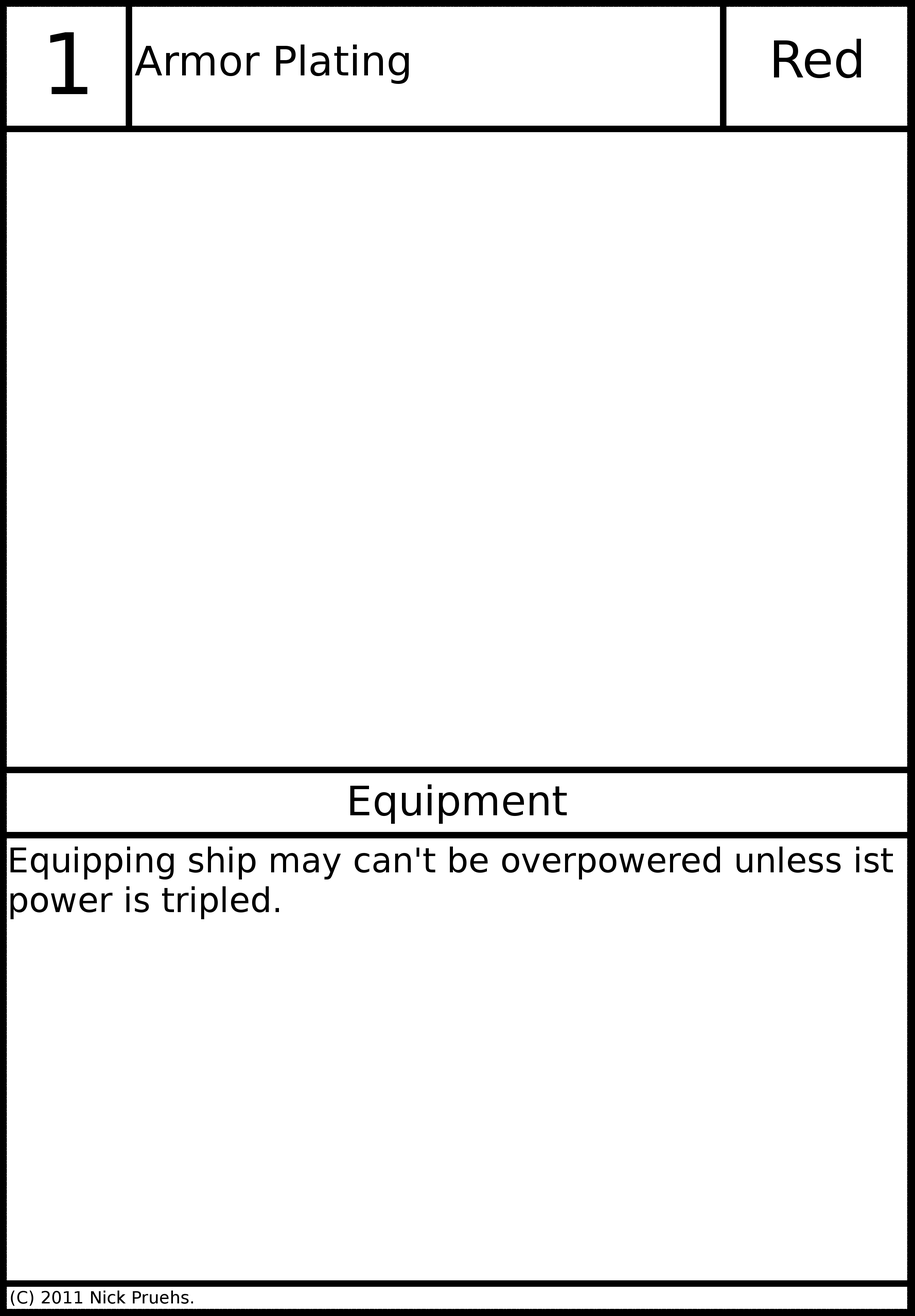
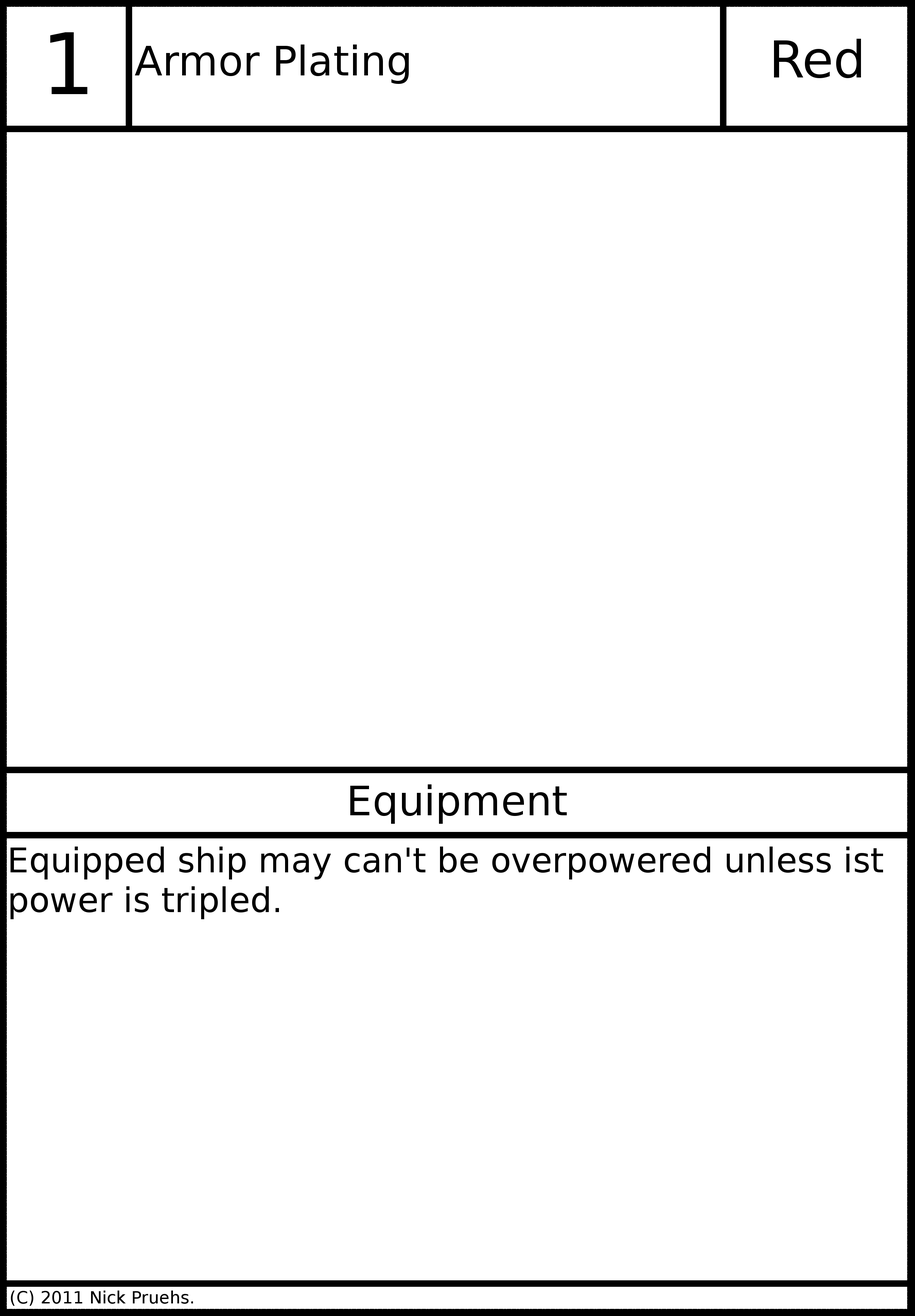
Before/after of a w=915, h=1316 layered artwork. What changed in the layer stack:
painted on "Card Text" over (x1=126, y1=846, x2=893, y2=880)
